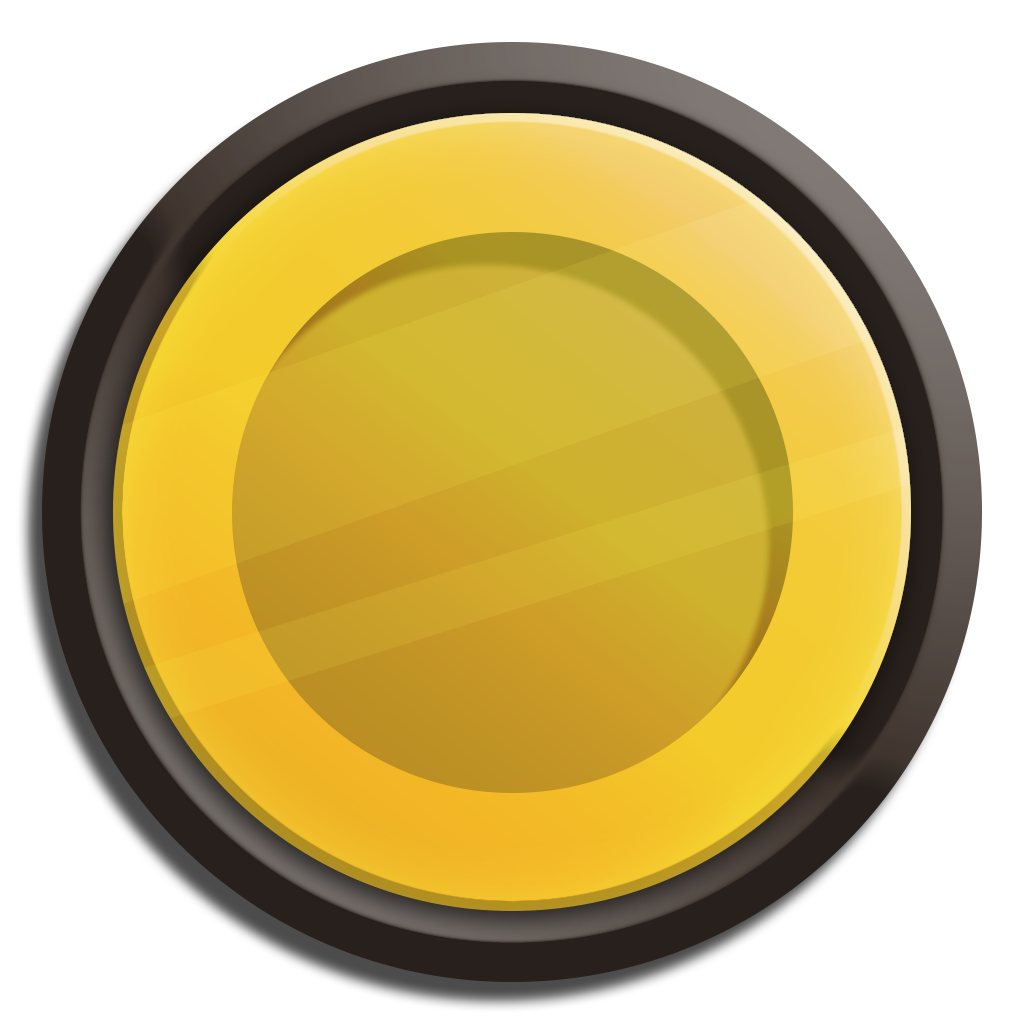
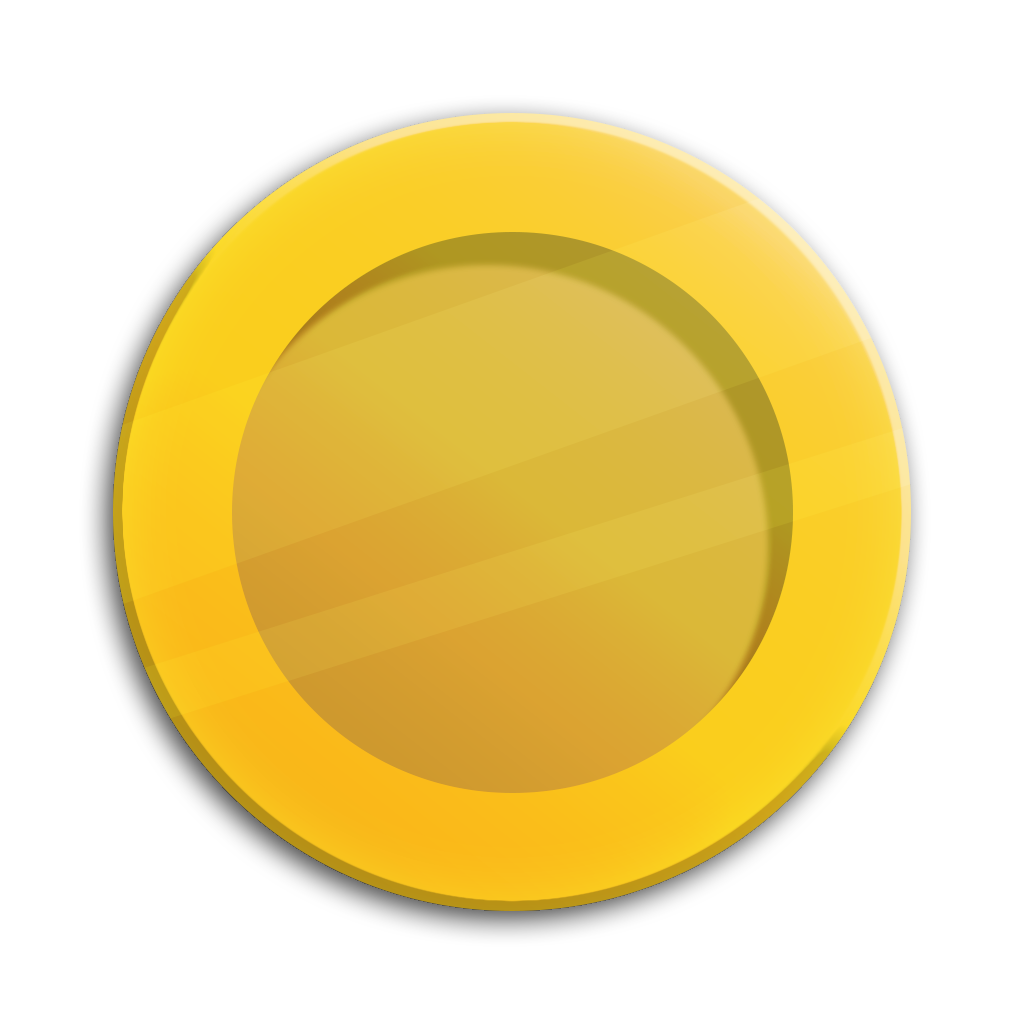
Layer changes from the first (1024, 1024) image to the second:
painted on "Ellipse 1" (1st of 5, in "Coin") over left=232, top=232, right=793, bottom=793
painted on "Ellipse 1" (3rd of 5, in "Coin") over left=113, top=113, right=911, bottom=911
hid "Ellipse 1" (4th of 5, in "Coin") over left=42, top=42, right=982, bottom=982
